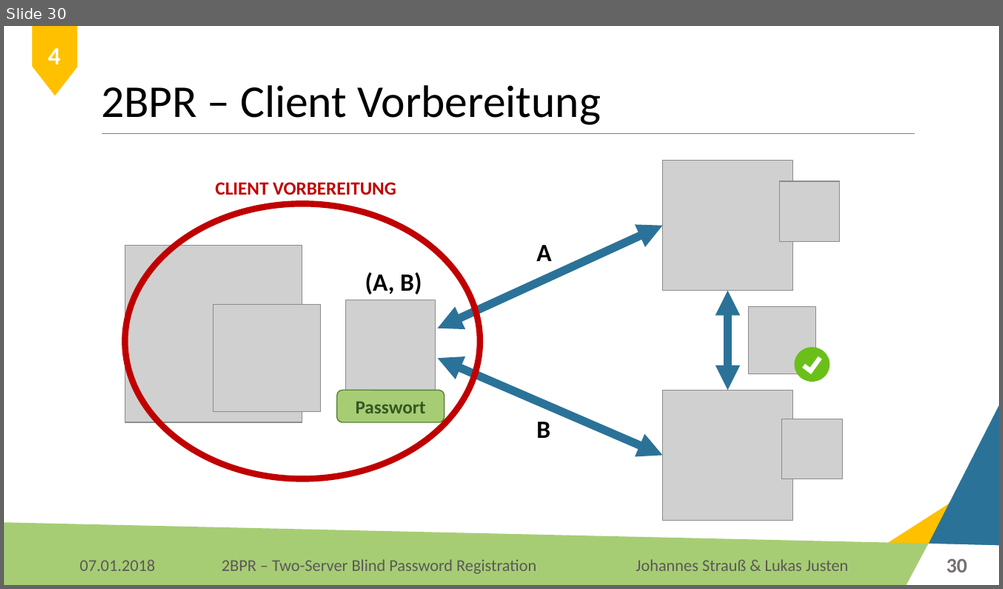
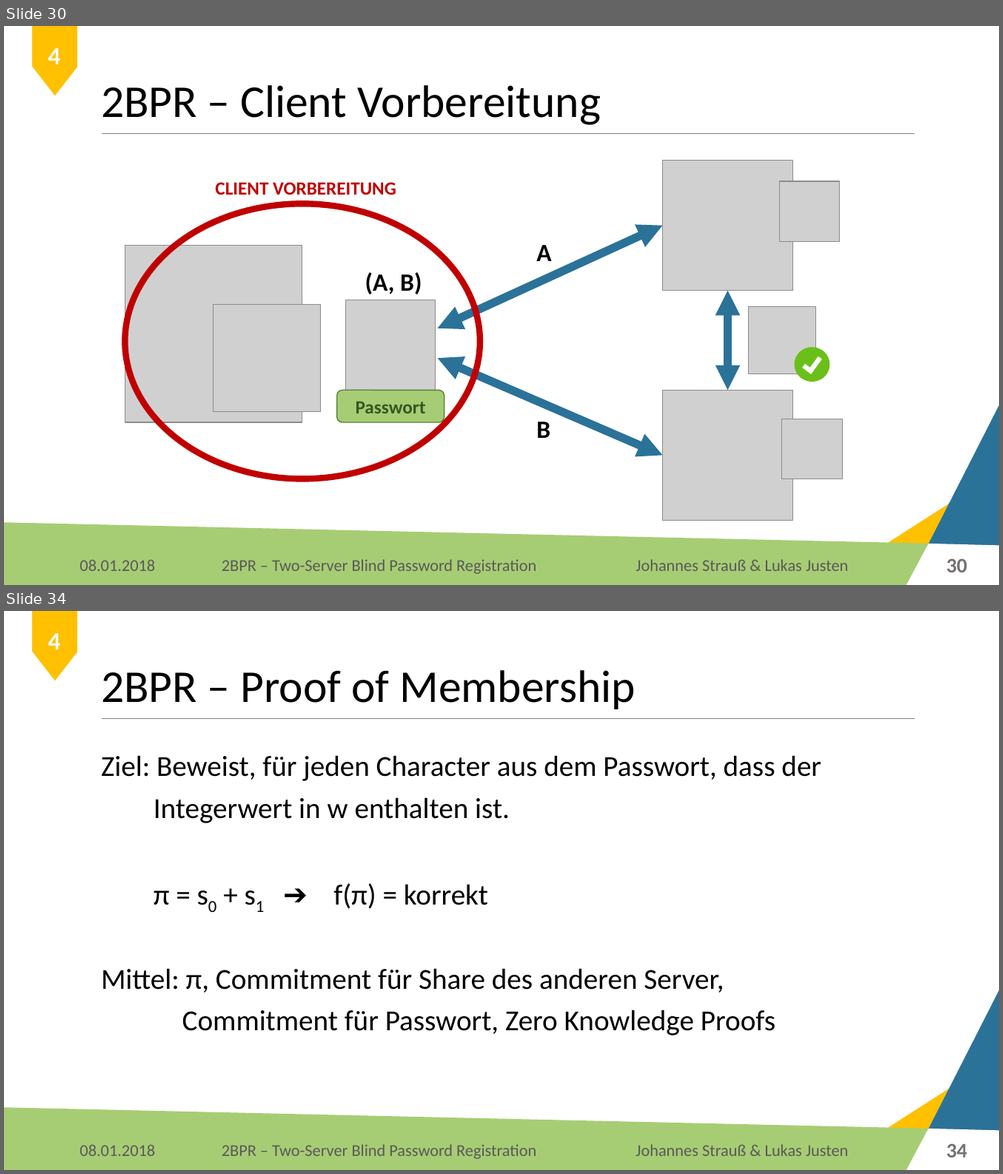
Before and after one commit to Lukas-Justen/IT-Security-2BPR, a slide deck: 2BPR.pptx. Shown one above the other, each under a label of ours: slide 30 before the commit, slides 30 and 34 after it; the slides between them are not shown. The pictures are 1003x589 and 1003x1174 pixels, drawn with LibreOffice and Linux fonts; fonts in the diff are those of the drawing; grey boxes stand for pictures; background and template pictures are left out. Boxes give left, top, right and bottom in pixels: in the first picture for what was removed or moved away, otherwise in the second. Text is boxed around its words. In the diff, an @@ line names an element or a change of style, - is before the commit and + after.

Commit message:
Ausarbeitung Passwort Registrierung

```diff
--- a/2BPR.pptx
+++ b/2BPR.pptx
@@ slide 34 added at [4,611,999,1170], background #FFFFFF; not listed: 6 template elements that a slide beside it also shows @@
@@ rectangle added at [33,611,77,651], fill #FFC000, outline #FFC000 1 pt @@
@@ triangle added at [34,652,77,681], fill #FFC000, outline #FFC000 1 pt @@
@@ text added at [48,633,60,649], 24 pt, text #FFFFFF, bold @@
+4
@@ title added at [101,670,635,709], 44 pt, text #000000 @@
+2BPR – Proof of Membership
@@ text added at [101,755,821,1036], 28 pt, text #000000 @@
+Ziel: Beweist, für jeden Character aus dem Passwort, dass der
+Integerwert in w enthalten ist.
+π = s0 + s1 ➔ f(π) = korrekt
+Mittel: π, Commitment für Share des anderen Server,
+Commitment für Passwort, Zero Knowledge Proofs
@@ text added at [79,1145,155,1156], 16 pt, text #595959 @@
+08.01.2018
@@ text added at [635,1145,848,1156], 16 pt, text #595959 @@
+Johannes Strauß & Lukas Justen
@@ page number added at [946,1144,967,1158], 20 pt, text #767171, bold @@
+34
@@ slide 30 changed as well @@
@@ text at [79,560,155,571]: text changed @@
-07.01.2018
+08.01.2018
```
Also in this commit, not shown: 44 other slides changed, 4 other slides added.
